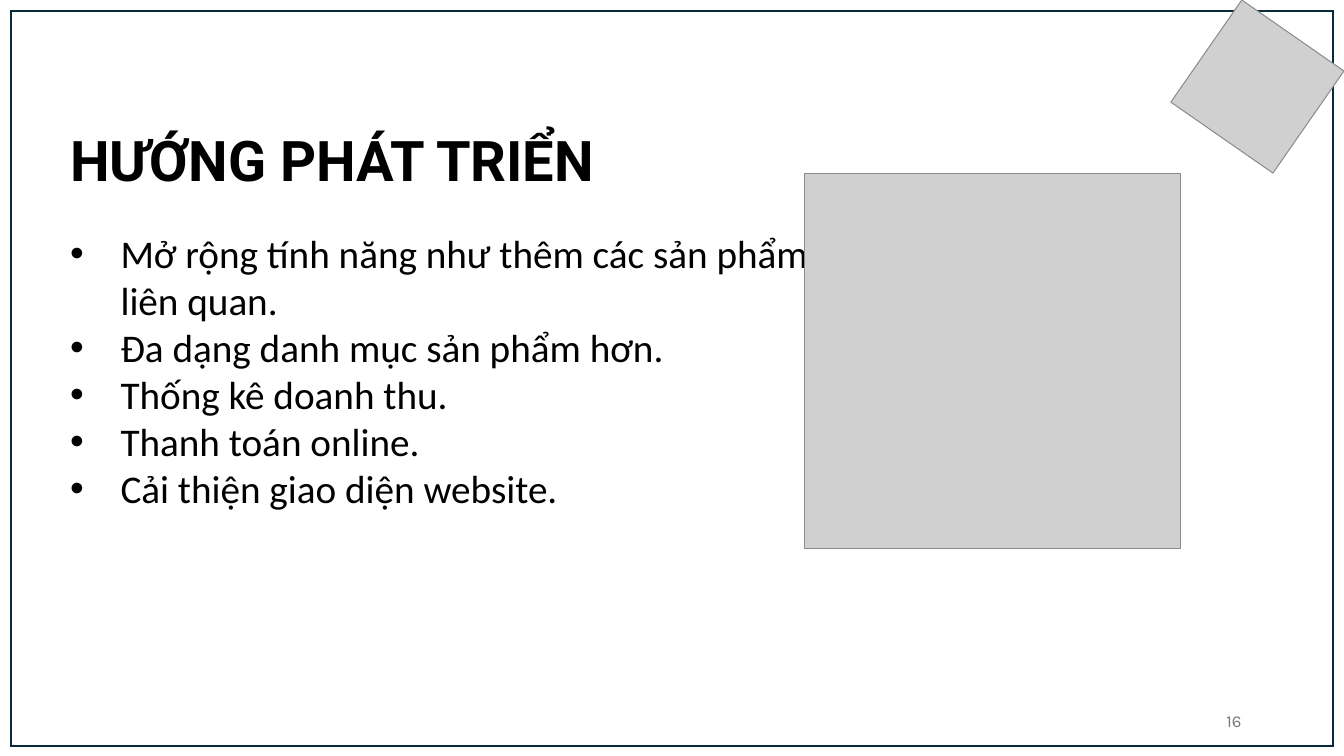
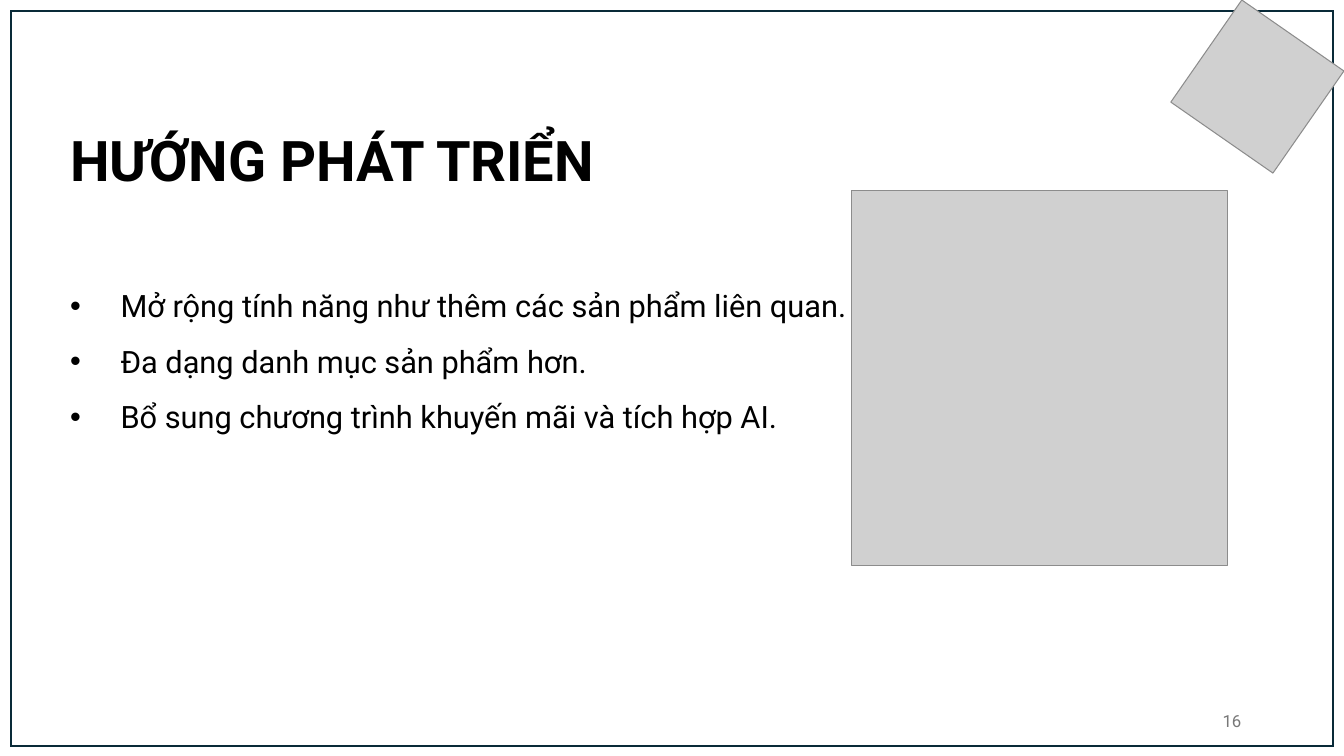
Before and after one commit to nguyenhoangnhan2102/tn-da21tta-110121071-nguyenhoangnhan-bandienthoai, a slide deck: slide 16 of docs/Chuyên ngành - Nguyễn Hoàng Nhân - DA21TTA - 110121071.pptx. Drawn at 1344x756 pixels with LibreOffice and Linux fonts; fonts in the diff are those of the drawing; grey boxes stand for pictures. Boxes give left, top, right and bottom in pixels: in the first picture for what was removed or moved away, otherwise in the second. Text is boxed around its words. In the diff, an @@ line names an element or a change of style, - is before the commit and + after.

```diff
--- a/docs/Chuyên ngành - Nguyễn Hoàng Nhân - DA21TTA - 110121071.pptx
+++ b/docs/Chuyên ngành - Nguyễn Hoàng Nhân - DA21TTA - 110121071.pptx
@@ picture: place and size @@
-picture at [806,173,1181,548]
+picture at [852,191,1227,566]
@@ text "Mở rộng tính năng như ...": place and size @@
-text "Mở rộng tính năng như ..." at [121,235,808,510]
+text "Mở rộng tính năng như ..." at [121,291,846,435]
@@ text at [121,291,846,380]: size 28 to 22 pt, font Calibri to Roboto in "Mở rộng tính năng như thêm các ...", "Đa dạng danh mục sản phẩm hơn."; line spacing 1 to 1.5 @@
@@ text at [121,402,776,435]: text changed; size 28 to 22 pt; font Calibri to Roboto @@
-• Thống kê doanh thu.
-• Thanh toán online.
-• Cải thiện giao diện website.
+• Bổ sung chương trình khuyến mãi và tích hợp AI.
@@ page number at [1223,715,1242,727]: font Karla to Roboto @@
```
Also in this commit, not shown: 9 other slides changed, 1 slide added, 1 slide removed.
